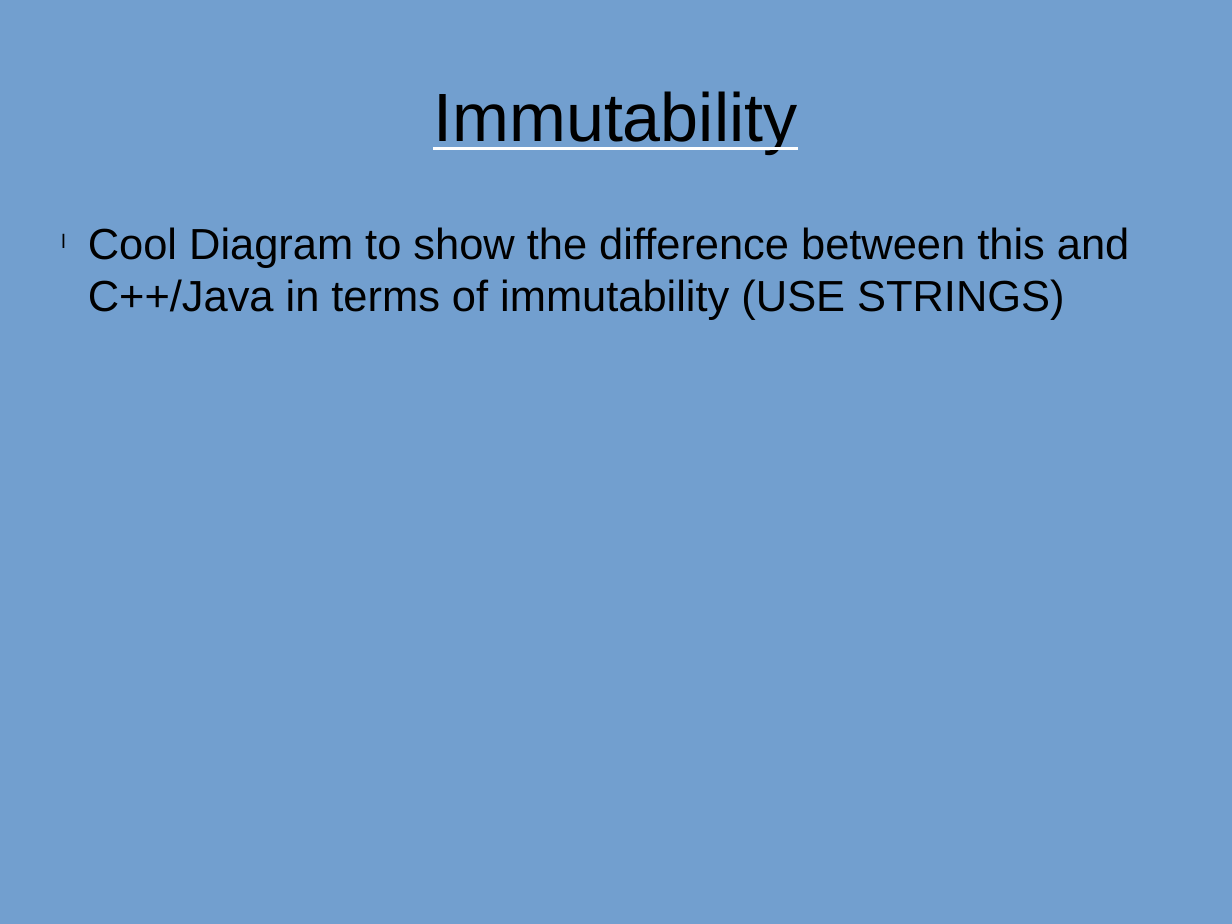
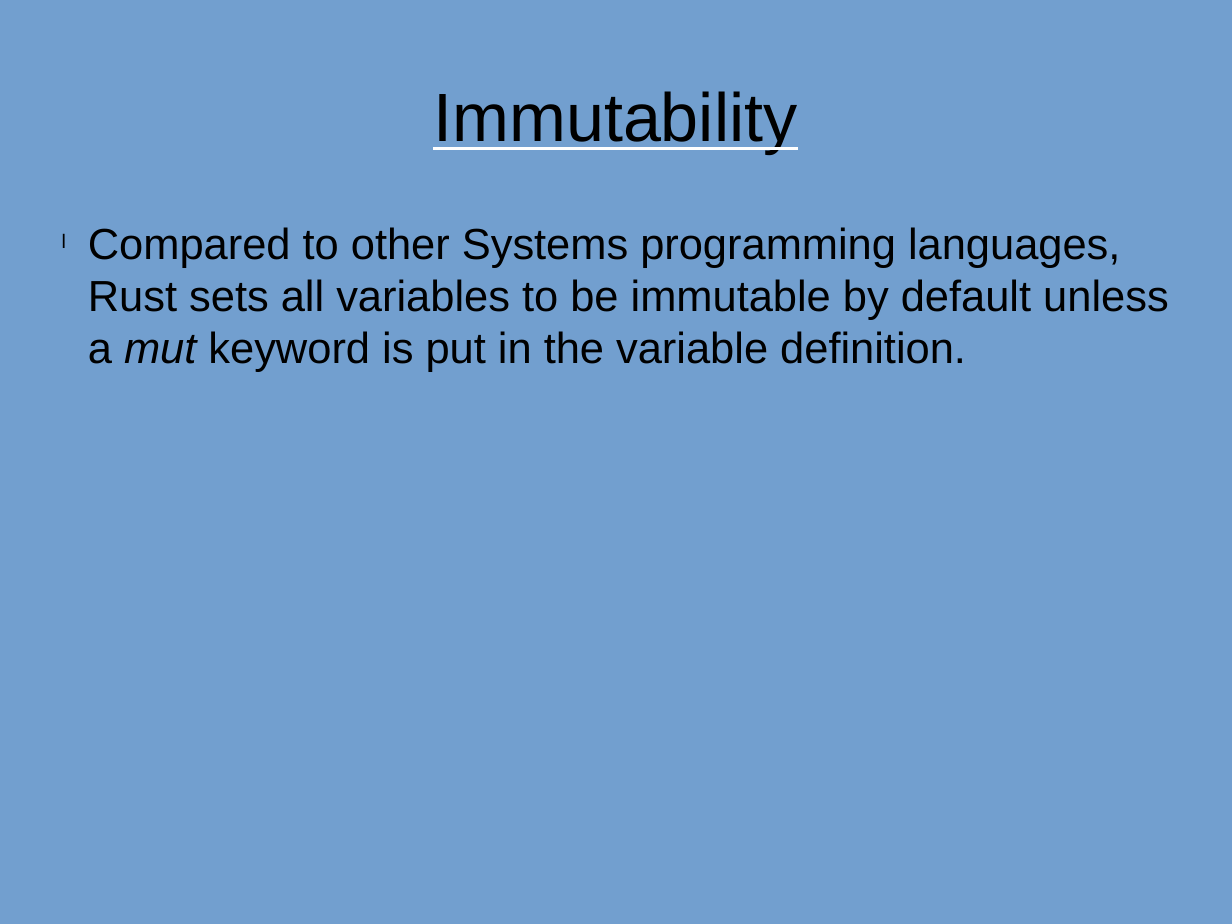
Before and after one commit to lannonbr/SimpleRustGuide, a slide deck: slide 6 of Presentation.pptx. Drawn at 1232x924 pixels with LibreOffice and Linux fonts; fonts in the diff are those of the drawing. Boxes give left, top, right and bottom in pixels: in the first picture for what was removed or moved away, otherwise in the second. Text is boxed around its words. In the diff, an @@ line names an element or a change of style, - is before the commit and + after.

```diff
--- a/Presentation.pptx
+++ b/Presentation.pptx
@@ text at <box>88,227,1169,372</box>: text changed @@
-l Cool Diagram to show the difference between this and C++/Java in terms of immutability (USE STRINGS)
+l Compared to other Systems programming languages, Rust sets all variables to be immutable by default unless a mut keyword is put in the variable definition.
```
Also in this commit, not shown: 1 other slide changed, 1 other file.
